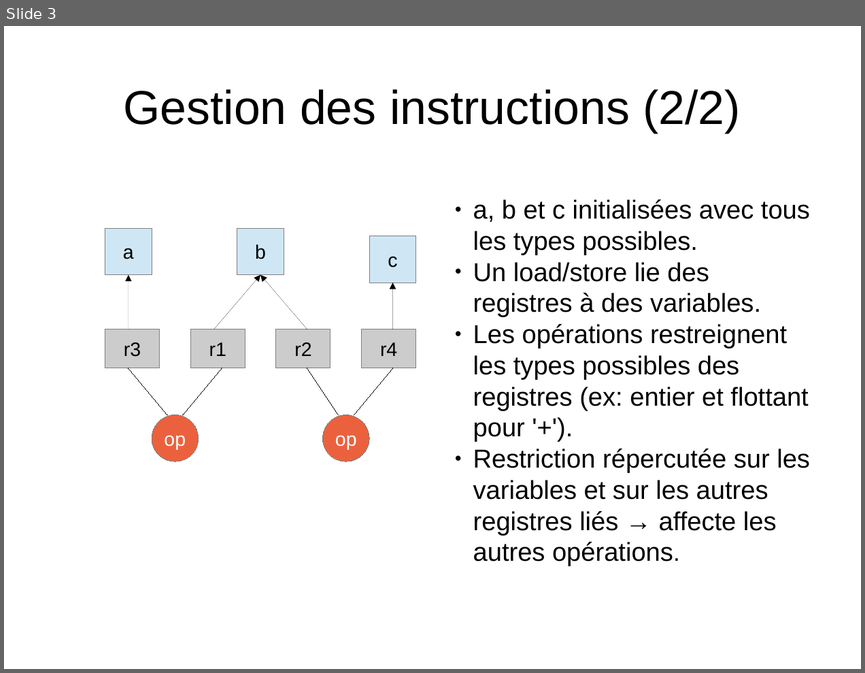
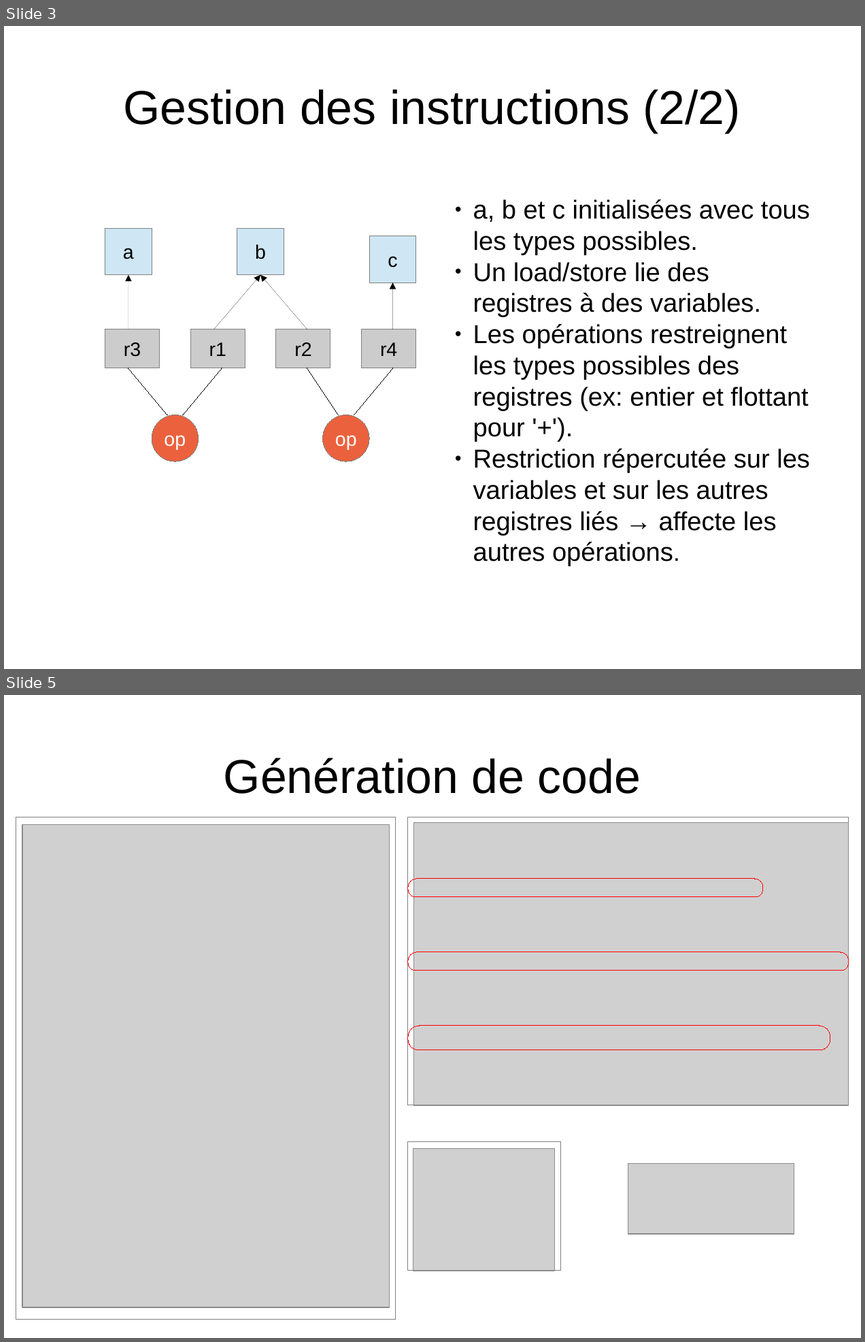
Before and after one commit to uOptim/rubic-enseirb, a slide deck: rapport/soutenance.odp. Shown one above the other, each under a label of ours: slide 3 before the commit, slides 3 and 5 after it; the slides between them are not shown. The pictures are 865x673 and 865x1342 pixels, drawn with LibreOffice and Linux fonts; fonts in the diff are those of the drawing; grey boxes stand for pictures. Boxes give left, top, right and bottom in pixels: in the first picture for what was removed or moved away, otherwise in the second. Text is boxed around its words. In the diff, an @@ line names an element or a change of style, - is before the commit and + after.

```diff
--- a/rapport/soutenance.odp
+++ b/rapport/soutenance.odp
@@ slide 5 added at <box>4,695,861,1338</box>, background #FFFFFF @@
@@ title added at <box>224,758,640,794</box>, 44 pt, text #000000 @@
+Génération de code
@@ rectangle added at <box>16,817,396,1319</box>, fill #FFFFFF, outline #808080 0 pt @@
@@ picture added at <box>22,825,390,1308</box> @@
@@ rectangle added at <box>409,817,849,1105</box>, fill #FFFFFF, outline #808080 0 pt @@
@@ picture added at <box>415,823,849,1105</box> @@
@@ rounded rectangle added at <box>409,879,764,897</box>, outline #FF0000 0 pt @@
@@ rounded rectangle added at <box>409,952,849,971</box>, outline #FF0000 0 pt @@
@@ rounded rectangle added at <box>409,1025,830,1049</box>, outline #FF0000 0 pt @@
@@ rectangle added at <box>409,1142,562,1270</box>, fill #FFFFFF, outline #808080 0 pt @@
@@ picture added at <box>414,1149,555,1270</box> @@
@@ picture added at <box>628,1163,794,1234</box> @@
```
Also in this commit, not shown: 1 slide changed, 2 other slides added.
